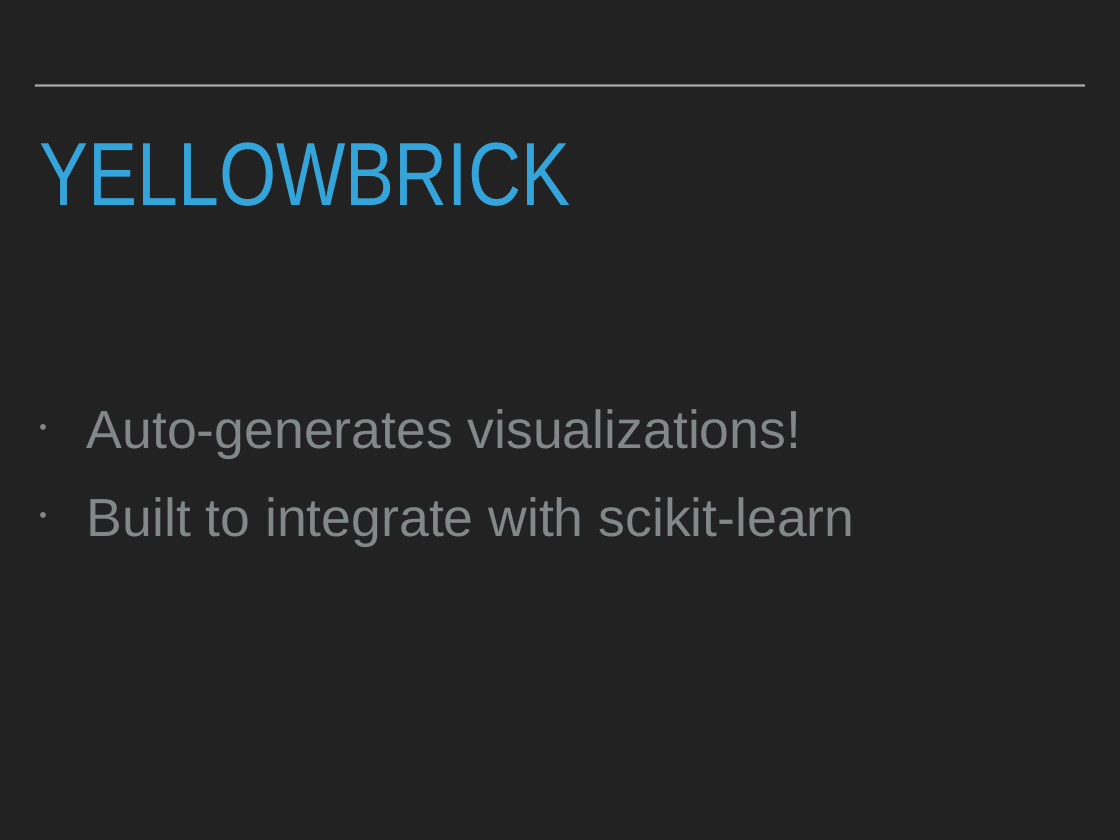
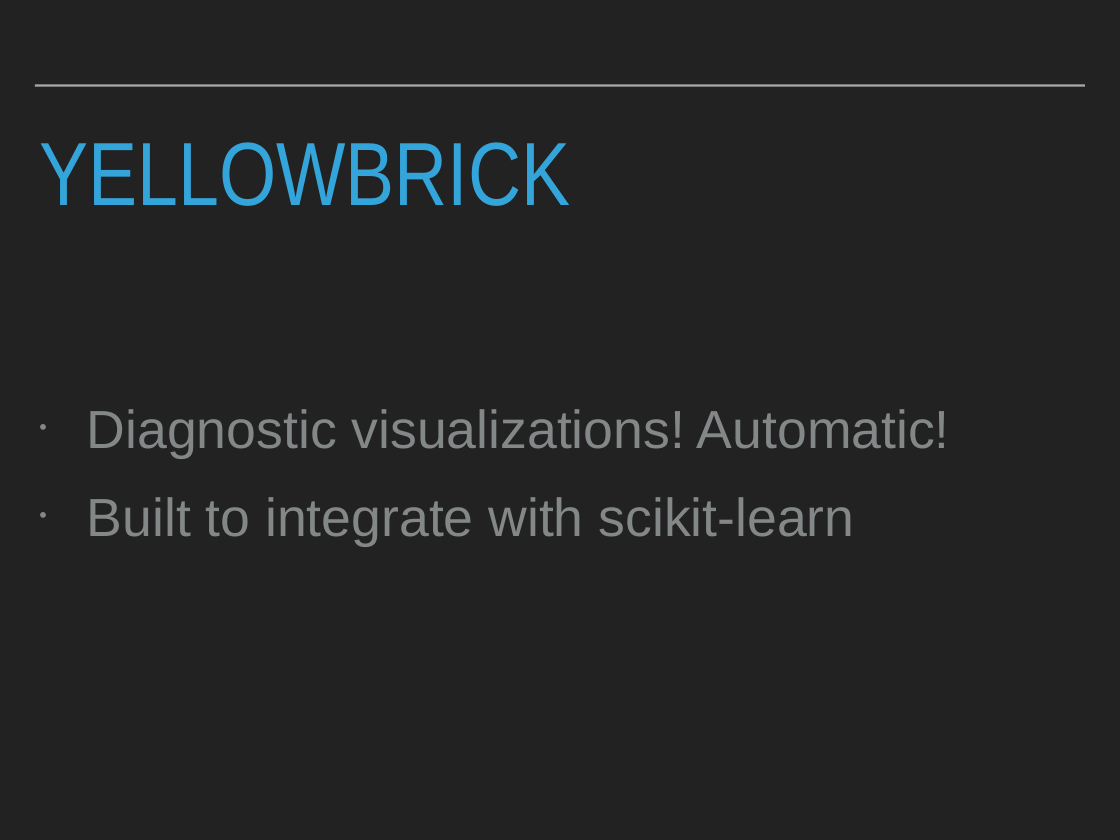
Before and after one commit to patricks1/noble-machine-learning, a slide deck: slide 11 of Session2/Session2_Slides.pptx (slide 4 before the commit). Drawn at 1120x840 pixels with LibreOffice and Linux fonts; fonts in the diff are those of the drawing. Boxes give left, top, right and bottom in pixels: in the first picture for what was removed or moved away, otherwise in the second. Text is boxed around its words. In the diff, an @@ line names an element or a change of style, - is before the commit and + after.

```diff
--- a/Session2/Session2_Slides.pptx
+++ b/Session2/Session2_Slides.pptx
@@ text at (x1=87, y1=409, x2=950, y2=458): text changed @@
-• Auto-generates visualizations!
+• Diagnostic visualizations! Automatic!
```
Also in this commit, not shown: 4 other slides changed, 14 slides added, 3 slides removed, 4 other files.
